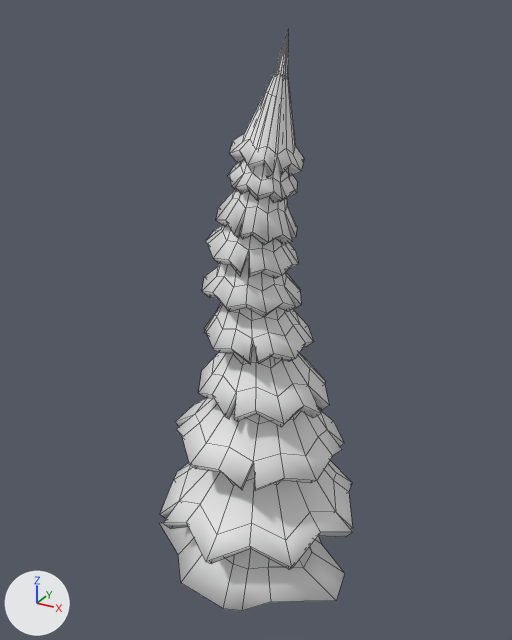
The Blender file Ejercicio árbol/arbol02.blend as it was, and as the next commit left it.
Before and after are seen from a camera (50 mm lens) standing at (9.14, -16.75, 16.48) and looking at (-0.12, 0.1, 8.05). The lights are fixed; the arrows at lower left show +X, +Y and +Z. Mesh edges are drawn as thin lines.

Script lines for the objects in view, before the commit:
```python
ob_cylinder = bpy.data.objects.new('Cylinder', me_cylinder)
ob_cylinder.location = (0.0, 0.0, 0.0)
ob_cylinder_001 = bpy.data.objects.new('Cylinder.001', me_cylinder_001)
ob_cylinder_001.location = (0.04, 0.12, 4.02)
ob_cylinder_002 = bpy.data.objects.new('Cylinder.002', me_cylinder_002)
ob_cylinder_002.location = (0.27, -0.01, 6.37)
ob_cylinder_002.rotation_euler = (0.0, 0.0774, 0.0)  # degrees (0, 4.4, 0)
ob_cylinder_002.scale = (0.913, 0.913, 0.913)
ob_cylinder_003 = bpy.data.objects.new('Cylinder.003', me_cylinder_003)
ob_cylinder_003.location = (0.15, -0.01, 8.11)
ob_cylinder_003.rotation_euler = (0.0, 0.0774, 0.0)  # degrees (0, 4.4, 0)
ob_cylinder_003.scale = (0.893, 0.893, 0.893)
ob_cylinder_005 = bpy.data.objects.new('Cylinder.005', me_cylinder_005)
ob_cylinder_005.location = (-0.03, -0.01, 9.68)
ob_cylinder_005.rotation_euler = (0.0, 0.0774, 0.0)  # degrees (0, 4.4, 0)
ob_cylinder_005.scale = (0.845, 0.845, 0.845)
ob_cylinder_006 = bpy.data.objects.new('Cylinder.006', me_cylinder_006)
ob_cylinder_006.location = (-0.01, -0.01, 11.01)
ob_cylinder_006.rotation_euler = (0.0, 0.0774, 0.0)  # degrees (0, 4.4, 0)
ob_cylinder_006.scale = (0.845, 0.845, 0.845)
ob_cylinder_007 = bpy.data.objects.new('Cylinder.007', me_cylinder_007)
ob_cylinder_007.location = (-0.01, -0.01, 12.17)
ob_cylinder_007.rotation_euler = (0.0, 0.0774, 0.0)  # degrees (0, 4.4, 0)
ob_cylinder_007.scale = (0.845, 0.845, 0.845)
ob_cylinder_008 = bpy.data.objects.new('Cylinder.008', me_cylinder_008)
ob_cylinder_008.location = (0.17, -0.01, 13.21)
ob_cylinder_008.rotation_euler = (0.0, 0.0774, 0.0)  # degrees (0, 4.4, 0)
ob_cylinder_008.scale = (0.927, 0.927, 0.927)
ob_cylinder_010 = bpy.data.objects.new('Cylinder.010', me_cylinder_010)
ob_cylinder_010.location = (0.58, -0.01, 15.05)
ob_cylinder_010.rotation_euler = (0.0, 0.0774, 0.0)  # degrees (0, 4.4, 0)
ob_cylinder_010.scale = (0.956, 0.956, 0.956)
# also in view: 'Cylinder.009' at (0.17, 0.02, 13.17)
```
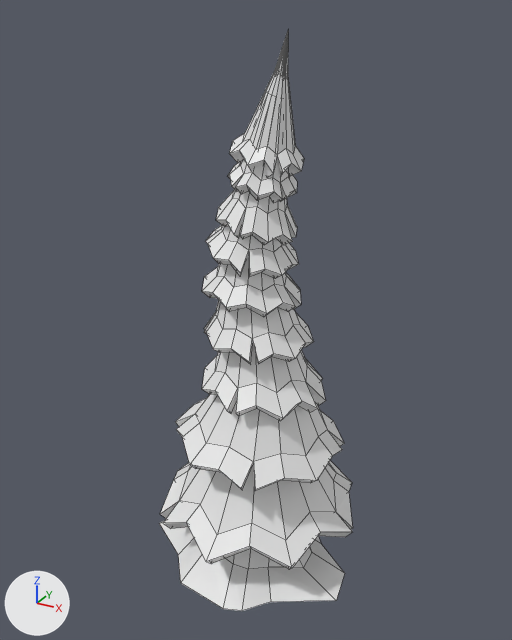
What changed in the scene script:
```text
Change me_cylinder:
    remove me_cylinder.from_pydata(...)  # 161 vertices, 161 faces; spans x -3.4..3.4, y -3.2..3.3, z 0.0..15.9
    add me_cylinder.from_pydata(...)  # 145 vertices, 145 faces; spans x -3.4..3.4, y -3.2..3.3, z 0.0..15.9
    me_cylinder part 1: 129 kept faces spanning x -3.4..3.4, y -3.2..3.3, z 0.0..15.9 are now shaded flat
Change me_cylinder_001:
    remove me_cylinder_001.from_pydata(...)  # 67 vertices, 48 faces; spans x -3.32..3.3, y -3.29..3.32, z -2.57..1.0
    add me_cylinder_001.from_pydata(...)  # 51 vertices, 32 faces; spans x -3.32..3.3, y -3.29..3.32, z -2.57..1.0
    me_cylinder_001 part 2
    16 vertices are removed from x -1.7..1.7, y -1.71..1.71, z -0.94..-0.37
    32 faces are deleted
    16 new faces join them
    me_cylinder_001 part 3: 16 kept faces spanning x -3.32..3.3, y -3.29..3.32, z -2.57..-1.47 are now shaded flat
Change me_cylinder_002:
    used by ob_cylinder_002; location = (0.27, -0.01, 6.37); rotation_euler = (0.0, 0.0774, 0.0), in degrees (0, 4.4, 0); scale = (0.913, 0.913, 0.913)
    remove me_cylinder_002.from_pydata(...)  # 68 vertices, 48 faces; spans x -2.88..2.69, y -2.78..2.8, z -2.46..1.0
    add me_cylinder_002.from_pydata(...)  # 52 vertices, 32 faces; spans x -2.88..2.69, y -2.78..2.8, z -2.46..1.0
    me_cylinder_002 part 4
    16 vertices are removed from x -1.48..1.45, y -1.46..1.46, z -0.95..-0.77
    32 faces are deleted
    16 new faces join them
    me_cylinder_002 part 5: 16 kept faces spanning x -2.88..2.69, y -2.78..2.8, z -2.46..-1.62 are now shaded flat
Change me_cylinder_003:
    used by ob_cylinder_003; location = (0.15, -0.01, 8.11); rotation_euler = (0.0, 0.0774, 0.0), in degrees (0, 4.4, 0); scale = (0.893, 0.893, 0.893)
    remove me_cylinder_003.from_pydata(...)  # 68 vertices, 48 faces; spans x -2.05..2.58, y -2.28..2.31, z -2.5..0.99
    add me_cylinder_003.from_pydata(...)  # 52 vertices, 32 faces; spans x -2.05..2.58, y -2.28..2.31, z -2.5..0.99
    me_cylinder_003 part 6
    16 vertices are removed from x -1.21..1.17, y -1.11..1.26, z -1.13..-0.97
    32 faces are deleted
    16 new faces join them
    me_cylinder_003 part 7: 16 kept faces spanning x -2.05..2.58, y -2.28..2.31, z -2.5..-1.55 are now shaded flat
Change me_cylinder_005:
    used by ob_cylinder_005; location = (-0.03, -0.01, 9.68); rotation_euler = (0.0, 0.0774, 0.0), in degrees (0, 4.4, 0); scale = (0.845, 0.845, 0.845)
    remove me_cylinder_005.from_pydata(...)  # 83 vertices, 64 faces; spans x -1.63..2.05, y -1.85..1.84, z -2.47..1.04
    add me_cylinder_005.from_pydata(...)  # 51 vertices, 32 faces; spans x -1.63..2.05, y -1.85..1.84, z -2.47..1.04
    me_cylinder_005 part 8
    32 vertices are removed from x -1.11..1.15, y -1.11..1.14, z -1.4..-0.3
    48 faces are deleted
    16 new faces join them
    me_cylinder_005 part 9: 16 kept faces spanning x -1.63..2.05, y -1.85..1.84, z -2.47..-1.64 are now shaded flat
Change me_cylinder_006:
    where me_cylinder_006.from_pydata(...)  # 51 vertices, 32 faces; spans x -1.79..1.76, y -1.76..1.78, z -2.47..0.94
    used by ob_cylinder_006; location = (-0.01, -0.01, 11.01); rotation_euler = (0.0, 0.0774, 0.0), in degrees (0, 4.4, 0); scale = (0.845, 0.845, 0.845)
    me_cylinder_006 part 10: all faces are now shaded flat (32 of 32 changed)
Change me_cylinder_007:
    where me_cylinder_007.from_pydata(...)  # 51 vertices, 32 faces; spans x -1.54..1.5, y -1.59..1.53, z -2.62..0.56
    used by ob_cylinder_007; location = (-0.01, -0.01, 12.17); rotation_euler = (0.0, 0.0774, 0.0), in degrees (0, 4.4, 0); scale = (0.845, 0.845, 0.845)
    me_cylinder_007 part 11: all faces are now shaded flat (32 of 32 changed)
Change me_cylinder_008:
    where me_cylinder_008.from_pydata(...)  # 51 vertices, 32 faces; spans x -1.31..1.28, y -1.29..1.27, z -2.58..0.52
    used by ob_cylinder_008; location = (0.17, -0.01, 13.21); rotation_euler = (0.0, 0.0774, 0.0), in degrees (0, 4.4, 0); scale = (0.927, 0.927, 0.927)
    me_cylinder_008 part 12: all faces are now shaded flat (32 of 32 changed)
Change me_cylinder_010:
    where me_cylinder_010.from_pydata(...)  # 52 vertices, 48 faces; spans x -1.37..0.83, y -0.88..1.4, z -2.55..1.03
    used by ob_cylinder_010; location = (0.58, -0.01, 15.05); rotation_euler = (0.0, 0.0774, 0.0), in degrees (0, 4.4, 0); scale = (0.956, 0.956, 0.956)
    me_cylinder_010 part 13: all faces are now shaded flat (48 of 48 changed)
Change ob_cylinder_003:
    ob_cylinder_003.scale: (0.893, 0.893, 0.893) -> (0.845, 0.845, 0.845)
```

Pixel boxes (x1, y1, x2, y2) of what changed, in the pictures (512 x 640 px):
'Cylinder.002', reshaped: before (175, 398, 344, 491); after (175, 394, 344, 491)
'Cylinder', reshaped: before (159, 36, 345, 611); after (159, 35, 345, 611)
'Cylinder.003', reshaped, rescaled (7% shorter): before (199, 344, 329, 427); after (202, 344, 326, 421)
'Cylinder.005', reshaped: before (204, 303, 314, 365); after (204, 300, 314, 365)
part 1 of me_cylinder, shading changed: (159, 521, 345, 611) in both
part 2 of me_cylinder_001, cut back: before (179, 464, 336, 540); after (179, 462, 336, 540)
part 3 of me_cylinder_001, shading changed: (160, 461, 353, 570) in both
part 4 of me_cylinder_002, cut back: before (196, 398, 327, 462); after (196, 394, 327, 462)
part 5 of me_cylinder_002, shading changed: (175, 398, 343, 491) in both
part 6 of me_cylinder_003, cut back: before (212, 344, 310, 397); after (215, 344, 308, 393)
part 7 of me_cylinder_003, shading changed: (202, 359, 326, 419) in both
part 8 of me_cylinder_005, cut back: before (215, 303, 300, 339); after (215, 300, 300, 339)
part 9 of me_cylinder_005, shading changed: (204, 312, 314, 365) in both
part 10 of me_cylinder_006, shading changed: (202, 253, 301, 317) in both
part 11 of me_cylinder_007, shading changed: (205, 225, 299, 279) in both
part 12 of me_cylinder_008, shading changed: (216, 189, 297, 245) in both
part 13 of me_cylinder_010, shading changed: (229, 31, 304, 178) in both
